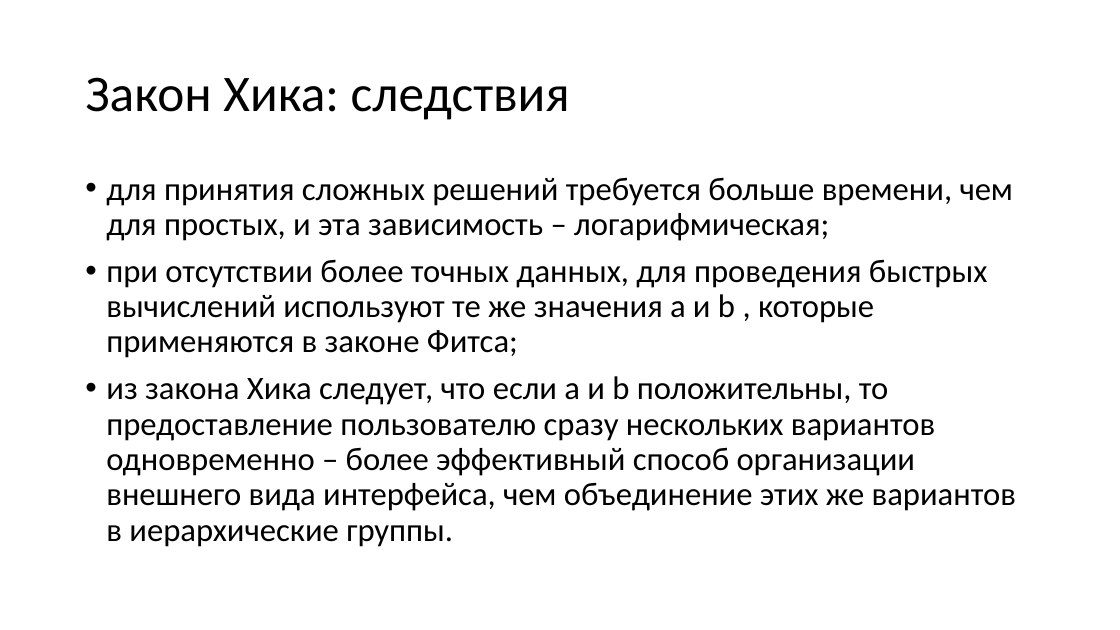
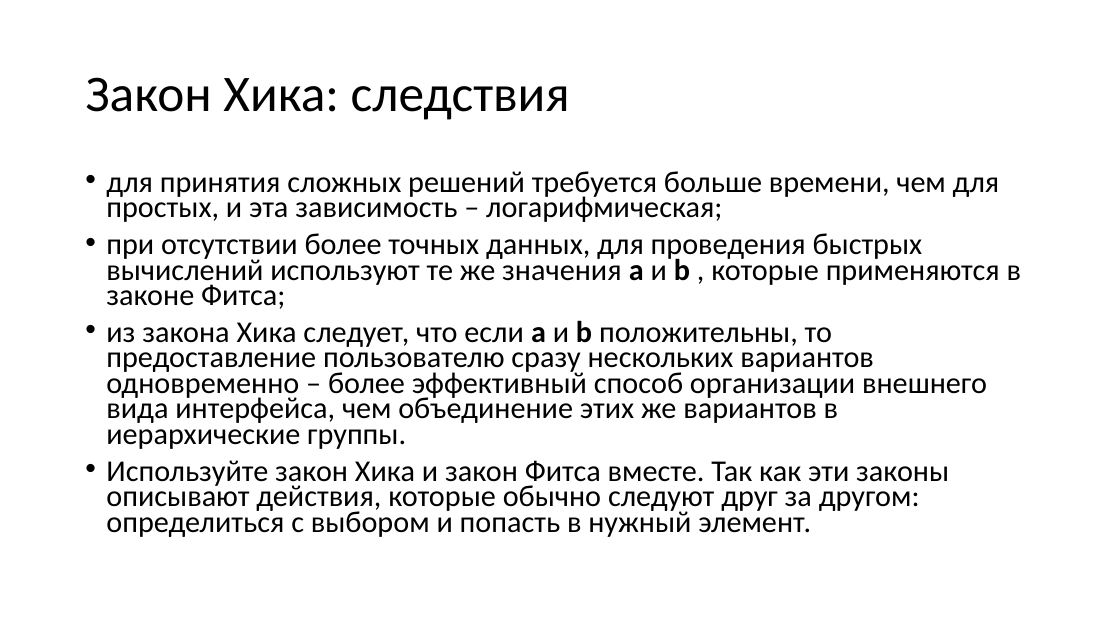
Before and after one commit to naumovda/ux, a slide deck: slide 44 of slides/ux-slides-11.pptx (slide 9 before the commit). Drawn at 1120x630 pixels with LibreOffice and Linux fonts; fonts in the diff are those of the drawing. Boxes give left, top, right and bottom in pixels: in the first picture for what was removed or moved away, otherwise in the second. Text is boxed around its words. In the diff, an @@ line names an element or a change of style, - is before the commit and + after.

```diff
--- a/slides/ux-slides-11.pptx
+++ b/slides/ux-slides-11.pptx
@@ text at [106, 171, 1021, 449]: size 28 to 25.9 pt in "для принятия сложных решений требуется больше времени, ...", "при отсутствии более точных данных, для проведения ...", "из закона Хика следует, что если a ..."; bold on in "a b", "a b"; line spacing 0.9 to 0.7 @@
@@ text at [106, 460, 949, 537]: paragraph added @@
+• Используйте закон Хика и закон Фитса вместе. Так как эти законы описывают действия, которые обычно следуют друг за другом: определиться с выбором и попасть в нужный элемент.
```
Also in this commit, not shown: 4 other slides changed, 42 slides added, 7 other files.
